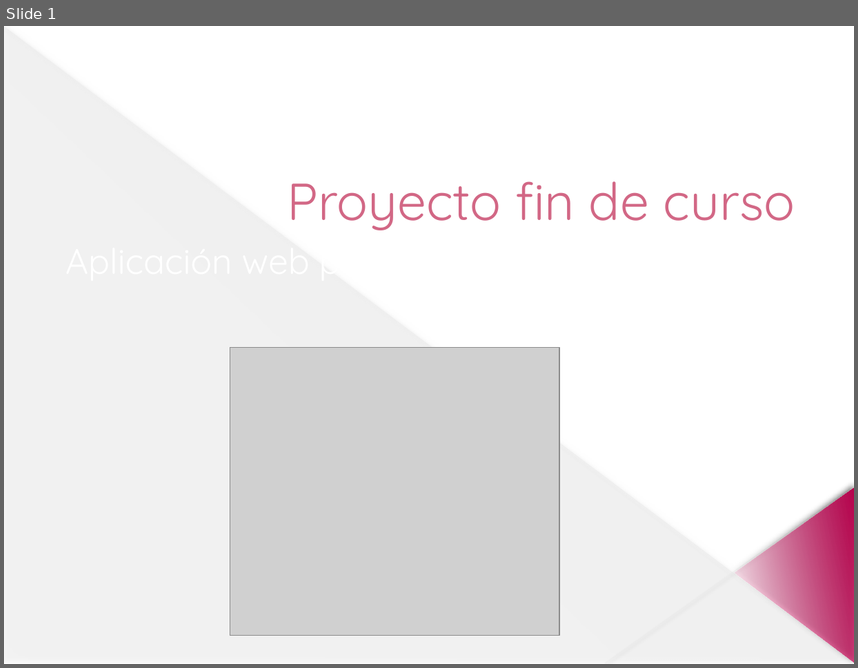
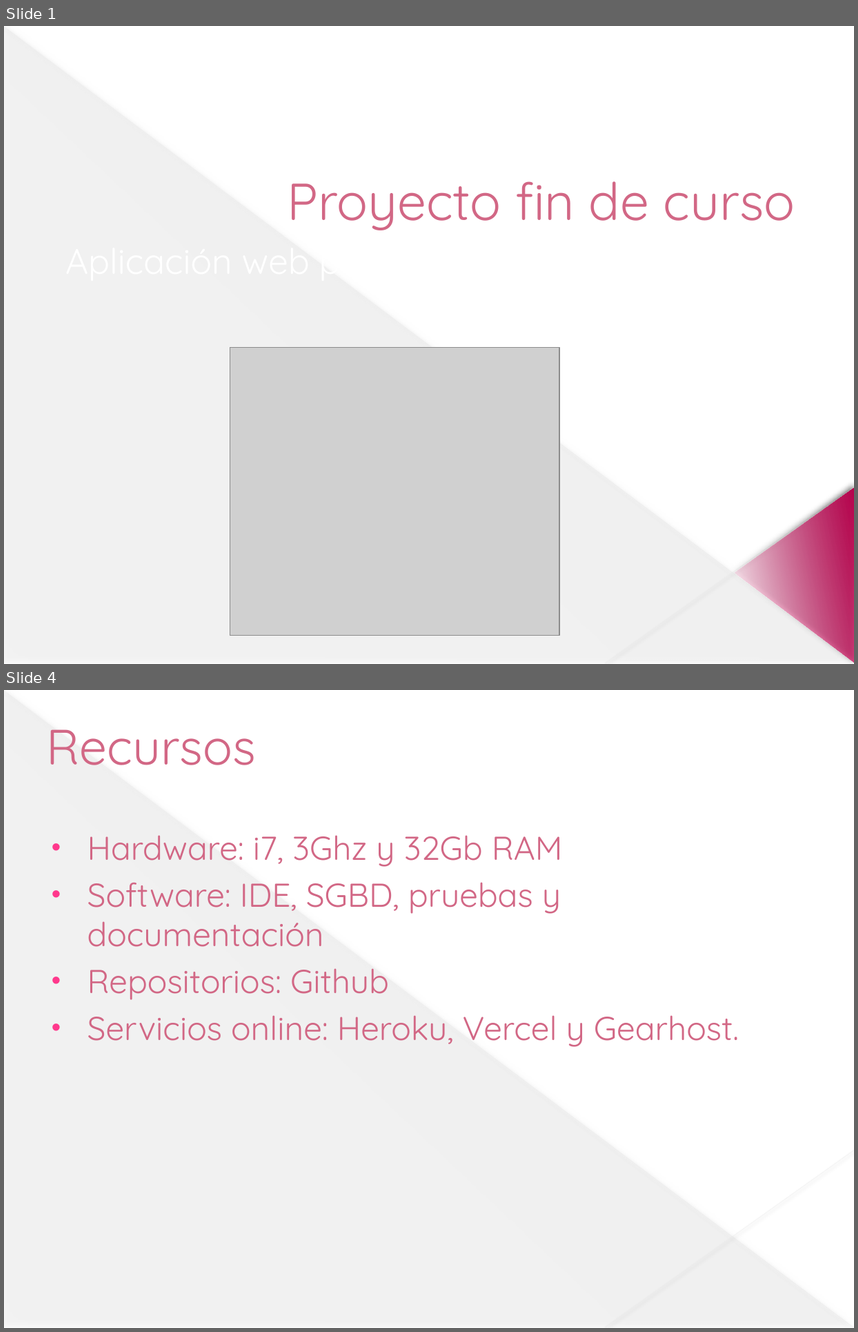
Before and after one commit to jesusdavidguti/ProyectoFinDeCurso, a slide deck: Presentación/Proyecto fin de curso.pptx. Shown one above the other, each under a label of ours: slide 1 before the commit, slides 1 and 4 after it; the slides between them are not shown. The pictures are 858x668 and 858x1332 pixels, drawn with LibreOffice and Linux fonts; fonts in the diff are those of the drawing; grey boxes stand for pictures. Boxes give left, top, right and bottom in pixels: in the first picture for what was removed or moved away, otherwise in the second. Text is boxed around its words. In the diff, an @@ line names an element or a change of style, - is before the commit and + after.

```diff
--- a/Presentación/Proyecto fin de curso.pptx
+++ b/Presentación/Proyecto fin de curso.pptx
@@ slide 4 added at [4, 690, 854, 1328], background #FFFFFF; not listed: 3 template elements that a slide beside it also shows @@
@@ title added at [47, 729, 256, 765], 42 pt, text #D26785 @@
+Recursos
@@ text added at [87, 835, 739, 1047], 28 pt, text #D26785 @@
+• Hardware: i7, 3Ghz y 32Gb RAM
+• Software: IDE, SGBD, pruebas y documentación
+• Repositorios: Github
+• Servicios online: Heroku, Vercel y Gearhost.
```
Also in this commit, not shown: 3 slides changed, 1 other slide added, 1 other file.
